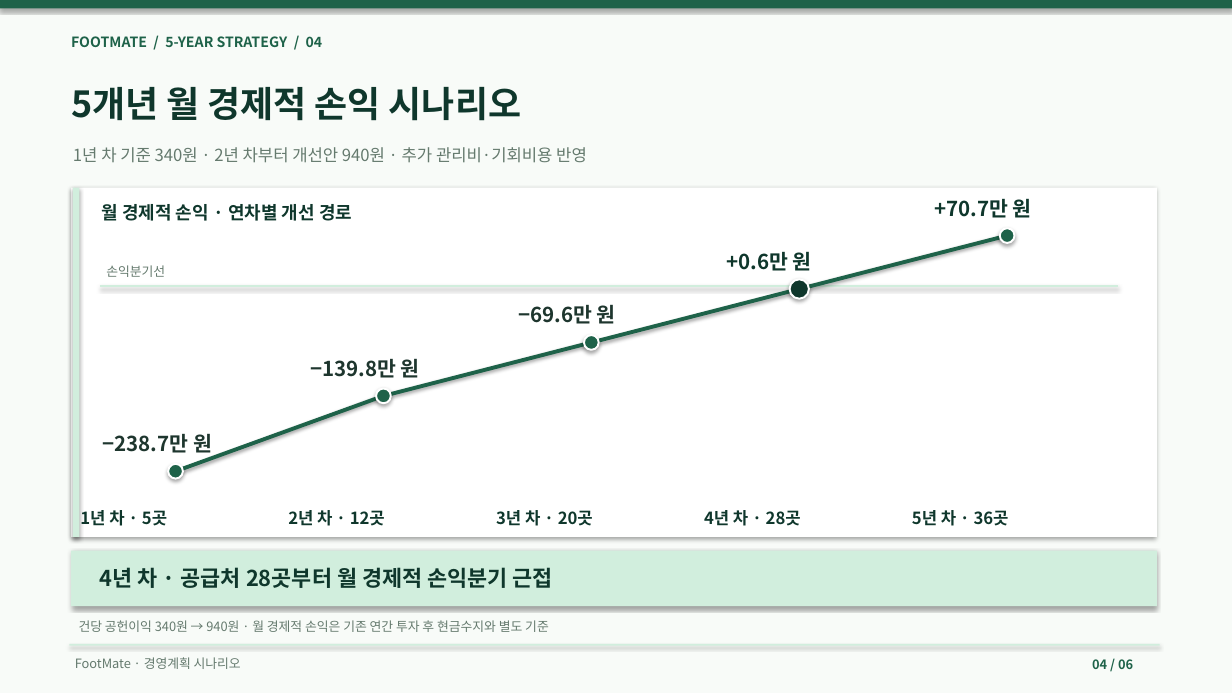
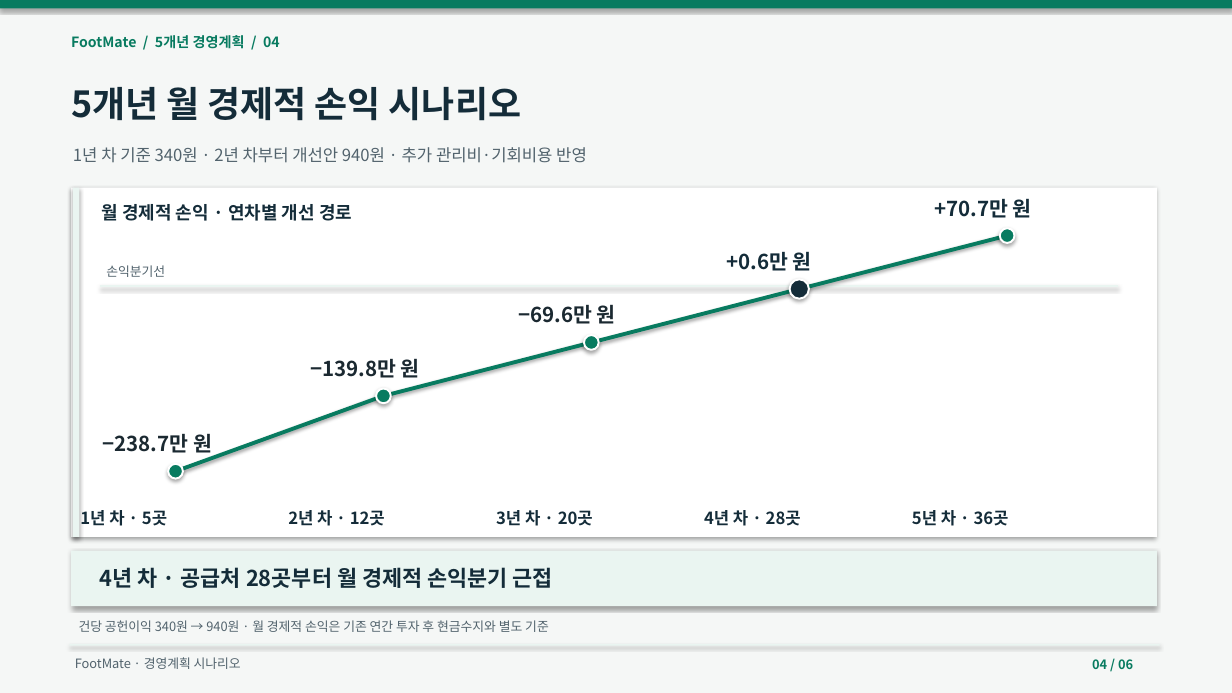
Before and after one commit to dohyunkimmm/footmate, a slide deck: slide 4 of src/case-study/downloads/footmate_5year_strategy.pptx. Drawn at 1232x693 pixels with LibreOffice and Linux fonts; fonts in the diff are those of the drawing. Boxes give left, top, right and bottom in pixels: in the first picture for what was removed or moved away, otherwise in the second. Text is boxed around its words. In the diff, an @@ line names an element or a change of style, - is before the commit and + after.

```diff
--- a/src/case-study/downloads/footmate_5year_strategy.pptx
+++ b/src/case-study/downloads/footmate_5year_strategy.pptx
@@ rectangle at [0, 0, 1232, 693]: fill #F8FBF8 to #F5F7F6 @@
@@ text at [71, 35, 280, 49]: text changed; text colour #1E6249 to #087B60 @@
-FOOTMATE / 5-YEAR STRATEGY / 04
+FootMate / 5개년 경영계획 / 04
@@ line (799, 289) - (1007, 236): stroke #1E6249 3 pt to #087B60 3 pt @@
@@ fill #1E6249 to #087B60 in 5 elements at [0, 0, 1232, 8], [168, 464, 183, 479], [376, 388, 391, 403], [584, 335, 599, 350], [1000, 228, 1015, 243] @@
@@ line (100, 287) - (1118, 287): stroke #D1EEDD 1.5 pt to #EAF5F1 1.5 pt @@
@@ text colour #1E362E to #1B2931 in 3 elements at [103, 433, 212, 457], [310, 358, 420, 378], [518, 304, 616, 324] @@
@@ line (592, 343) - (799, 289): stroke #1E6249 3 pt to #087B60 3 pt @@
@@ ellipse at [789, 279, 809, 299]: fill #0F372C to #142C39 @@
@@ line (384, 396) - (592, 343): stroke #1E6249 3 pt to #087B60 3 pt @@
@@ line (176, 471) - (384, 396): stroke #1E6249 3 pt to #087B60 3 pt @@
@@ fill #D1EEDD to #EAF5F1 in 3 elements at [69, 644, 1160, 646], [73, 188, 79, 537], [71, 551, 1157, 606] @@
@@ text colour #0F372C to #142C39 in 3 elements at [80, 510, 167, 526], [726, 251, 812, 271], [100, 567, 553, 588] @@
@@ text colour #657A6E to #52636D in 4 elements at [73, 147, 587, 163], [75, 657, 241, 669], [106, 265, 165, 277], [79, 620, 549, 632] @@
@@ text "04 / 06" at [1092, 659, 1133, 669]: text colour #1E6249 to #087B60 @@
```
Also in this commit, not shown: 5 other slides changed, 16 other files.
